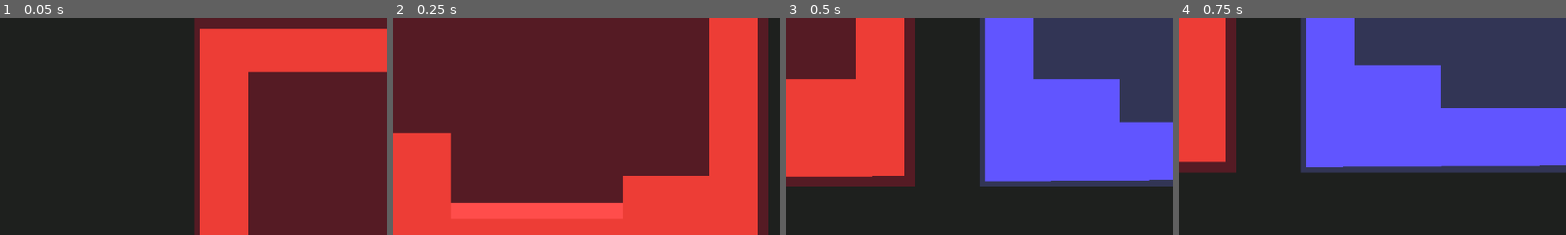
Above: before the commit, frames 1-4 (left to right).
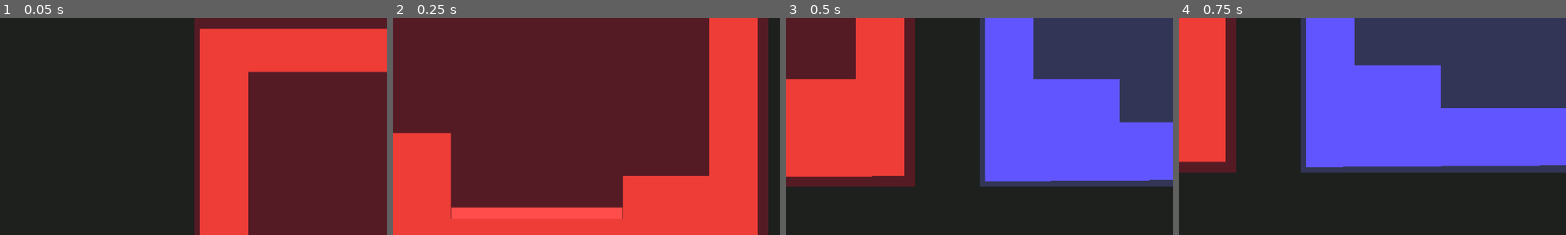
Above: after the commit, the same moments.

Repository: YordanosZt/Jam-Solo-Development
Game: Godot game, scene res://Scenes/world.tscn
The game is run twice, just before and just after one commit, with the same random seed, the same clock (stepped at 60 frames per second) and the same inputs.
Inputs:
- Up to frame 1 (0.05 s): no input
- Up to frame 2 (0.25 s): no input
- Up to frame 3 (0.5 s): no input
- Up to frame 4 (0.75 s): hold D (move_right) from 0.53 s (still down); tap Shift (ability) at 0.6 s
The pictures show only the part of the screen within x 0-50%, y 50-100%; the shares and areas given below are measured in that part.

Frame 1 is identical in both runs. In frame 2, 1.2% of the frame differs, in the area x 14-60%, y 84-93%; in frame 3, nothing differs; in frame 4, nothing differs.

Commit message:
fire wall trap

Diff:
--- a/Entities/Player/Dude/dude.gd
+++ b/Entities/Player/Dude/dude.gd
@@ -6,9 +6,13 @@
 @onready var dash_delay = $Timers/DashDelay
 
 var is_dashing: bool = false
+var is_in_danger_zone: bool = false
 
 func _physics_process(delta):
 	fixed_update(delta)
+
+	if not is_dashing and is_in_danger_zone:
+		die()
 
 	if not is_active: return
 	_handle_dash()
@@ -28,4 +32,7 @@
 		is_dashing = false
 
 func _on_hit_box_area_entered(area):
-	die()
+	is_in_danger_zone = true
+
+func _on_hit_box_area_exited(area):
+	is_in_danger_zone = false
--- a/Entities/Player/Dude/dude.tscn
+++ b/Entities/Player/Dude/dude.tscn
@@ -49,3 +49,4 @@
 shape = SubResource("RectangleShape2D_ry46b")
 
 [connection signal="area_entered" from="HitBox" to="." method="_on_hit_box_area_entered"]
+[connection signal="area_exited" from="HitBox" to="." method="_on_hit_box_area_exited"]
--- /dev/null
+++ b/Entities/Traps/fire_wall.tscn
@@ -0,0 +1,20 @@
+[gd_scene load_steps=4 format=3 uid="uid://bgaep105l2454"]
+
+[ext_resource type="PackedScene" uid="uid://bxorqf7a3cau2" path="res://Reusables/CollisionBoxes/hurt_box.tscn" id="1_vna2b"]
+
+[sub_resource type="BoxMesh" id="BoxMesh_guf8n"]
+
+[sub_resource type="RectangleShape2D" id="RectangleShape2D_54eg2"]
+size = Vector2(16, 96)
+
+[node name="FireWall" type="Node2D"]
+
+[node name="Visual" type="MeshInstance2D" parent="."]
+modulate = Color(1, 0.302231, 0.292974, 1)
+scale = Vector2(16, 96)
+mesh = SubResource("BoxMesh_guf8n")
+
+[node name="HurtBox" parent="." instance=ExtResource("1_vna2b")]
+
+[node name="CollisionShape2D" type="CollisionShape2D" parent="HurtBox"]
+shape = SubResource("RectangleShape2D_54eg2")
--- a/Entities/Traps/lava_pit.tscn
+++ b/Entities/Traps/lava_pit.tscn
@@ -4,8 +4,8 @@
 
 [sub_resource type="BoxMesh" id="BoxMesh_guf8n"]
 
-[sub_resource type="RectangleShape2D" id="RectangleShape2D_54eg2"]
-size = Vector2(256, 24)
+[sub_resource type="RectangleShape2D" id="RectangleShape2D_eum1c"]
+size = Vector2(208, 16)
 
 [node name="LavaPit" type="Node2D"]
 
@@ -17,4 +17,4 @@
 [node name="HurtBox" parent="." instance=ExtResource("1_8kkeu")]
 
 [node name="CollisionShape2D" type="CollisionShape2D" parent="HurtBox"]
-shape = SubResource("RectangleShape2D_54eg2")
+shape = SubResource("RectangleShape2D_eum1c")
--- a/Scenes/world.tscn
+++ b/Scenes/world.tscn
@@ -1,9 +1,10 @@
-[gd_scene load_steps=6 format=3 uid="uid://dx2ha3133or8i"]
+[gd_scene load_steps=7 format=3 uid="uid://dx2ha3133or8i"]
 
 [ext_resource type="PackedScene" uid="uid://rotxrpixltxu" path="res://Entities/Player/Chick/chick.tscn" id="1_ymemi"]
 [ext_resource type="PackedScene" uid="uid://nvlvwbbhs63k" path="res://Entities/Player/Dude/dude.tscn" id="2_18qua"]
 [ext_resource type="PackedScene" uid="uid://cqgyr6ikuxj2e" path="res://Entities/Camera/main_camera.tscn" id="3_spg00"]
 [ext_resource type="PackedScene" uid="uid://da4hibxy73358" path="res://Entities/Traps/lava_pit.tscn" id="4_d72v1"]
+[ext_resource type="PackedScene" uid="uid://bgaep105l2454" path="res://Entities/Traps/fire_wall.tscn" id="5_50att"]
 
 [sub_resource type="BoxMesh" id="BoxMesh_6j7tn"]
 
@@ -53,14 +54,9 @@
 [node name="CollisionPolygon2D" type="CollisionPolygon2D" parent="Fire Env/fire ground"]
 polygon = PackedVector2Array(64, 0, 1088, 0, 1088, 64, 64, 64, 64, 512, 192, 512, 192, 576, 512, 576, 512, 448, 704, 448, 704, 576, 960, 576, 960, 512, 1088, 512, 1088, 0, 1160, 0, 1160, 656, -8, 664, -8, 0)
 
+[node name="FireWall" parent="Fire Env" instance=ExtResource("5_50att")]
+position = Vector2(368, 528)
+
 [node name="LavaPit" parent="Fire Env" instance=ExtResource("4_d72v1")]
 position = Vector2(832, 568)
-
-[node name="Visual" parent="Fire Env/LavaPit" index="0"]
-position = Vector2(-1.04904e-05, -4)
-scale = Vector2(256, 24)
-
-[node name="CollisionShape2D" parent="Fire Env/LavaPit/HurtBox" index="0"]
-position = Vector2(0, -4)
-
-[editable path="Fire Env/LavaPit"]
+scale = Vector2(1.22222, -1.06667)
